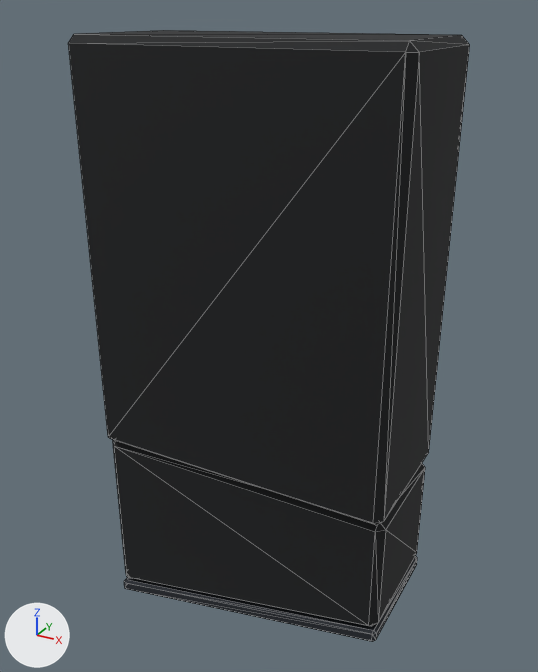
An edit to the glTF model deadvox/src/content/base/assets/models/magazine_stanag_20.glb, drawn before and after from the same camera.
Camera for both pictures: a camera (50 mm lens) standing at (0.0662, -0.1184, 0.0126) and looking at (-0.0003, 0.0025, -0.0478). Every picture has the same lights, and +X, +Y and +Z are marked at lower left. The picture after the commit comes second. Mesh edges are drawn as thin lines. Vertices at exactly the same position are counted once.

Names of what the first picture shows: 'magazine:magazine'.
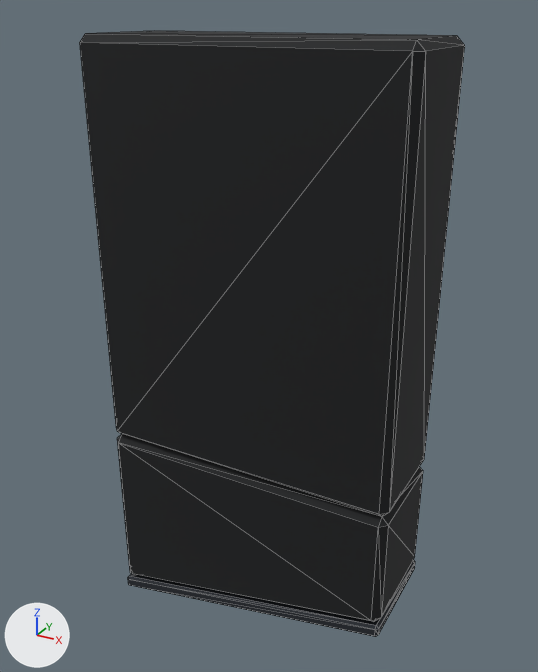
Where the change shows, as pixel boxes (x1, y1, x2, y2) in the pictures (538 x 672 px; the box of a moved part takes in the faces that stretch with it):
'magazine:magazine', reshaped
    before: (68, 30, 470, 642)
    after: (80, 31, 465, 637)
part 1 of me_magazine_magazine, moved or reshaped
    before: (124, 556, 417, 642)
    after: (128, 560, 415, 637)
part 2 of me_magazine_magazine, rebuilt (19% taller)
    before: (68, 30, 470, 525)
    after: (80, 31, 465, 622)
part 3 of me_magazine_magazine, deleted (black)
    before: (113, 441, 425, 627)

The edits, one by one:
me_magazine_magazine is used by ob_magazine_magazine; parent ob_magazine_stanag_20; location (0.0, 0.0, 0.0).
me_magazine_magazine had 72 vertices, 132 faces and spanned x -0.0316..0.0316, y -0.0144..0.0144, z -0.1149..0.0086.
me_magazine_magazine now has 68 vertices, 132 faces and spans x -0.0316..0.0316, y -0.0115..0.0115, z -0.1149..0.0086.
me_magazine_magazine part 1: the loose piece of 24 vertices spanning x -0.0316..0.0316, y -0.0129..0.0129, z -0.1149..-0.0979 is scaled about its middle by (1, 0.886, 1).
me_magazine_magazine part 2: the loose piece of 24 vertices spanning x -0.0316..0.0316, y -0.0144..0.0144, z -0.0728..0.0086 is rebuilt with 44 vertices and now spans x -0.0316..0.0316, y -0.0115..0.0115, z -0.1118..0.0086.
me_magazine_magazine part 3: the loose piece of 24 vertices spanning x -0.0316..0.0316, y -0.0129..0.0129, z -0.1118..-0.0728 is deleted.
